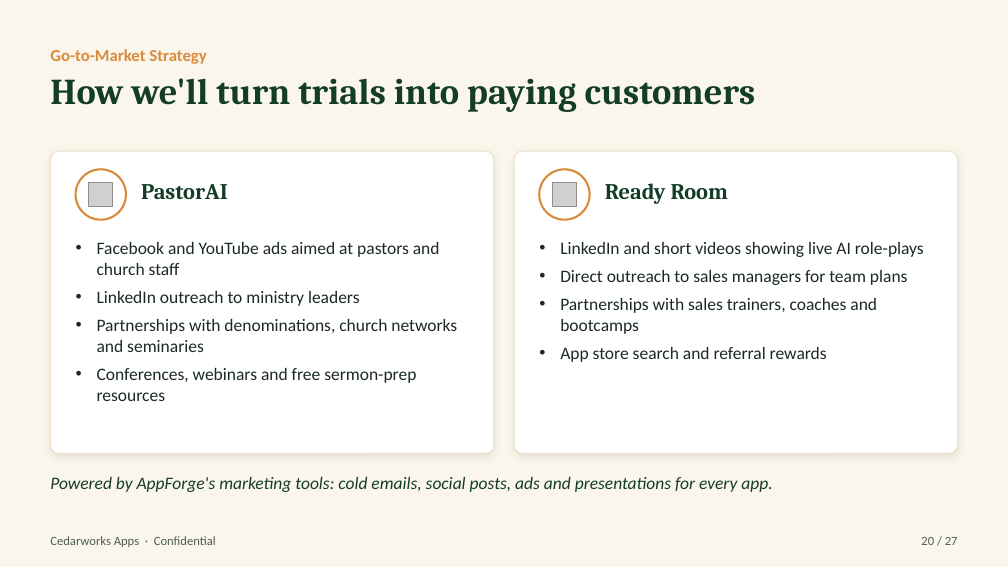
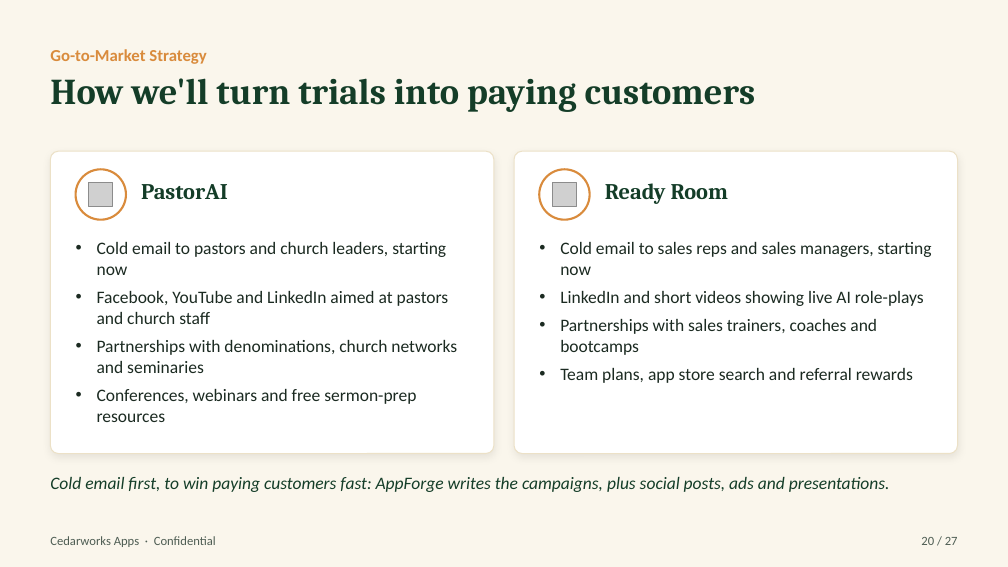
Before and after one commit to Pastorai1/Cedarworksapps, a slide deck: slide 20 of pitch-deck/Cedarworks-Apps-Pitch-Deck.pptx. Drawn at 1008x567 pixels with LibreOffice and Linux fonts; fonts in the diff are those of the drawing; grey boxes stand for pictures. Boxes give left, top, right and bottom in pixels: in the first picture for what was removed or moved away, otherwise in the second. Text is boxed around its words. In the diff, an @@ line names an element or a change of style, - is before the commit and + after.

```diff
--- a/pitch-deck/Cedarworks-Apps-Pitch-Deck.pptx
+++ b/pitch-deck/Cedarworks-Apps-Pitch-Deck.pptx
@@ text at (97, 242, 449, 324): text changed @@
-• Facebook and YouTube ads aimed at pastors and church staff
-• LinkedIn outreach to ministry leaders
+• Cold email to pastors and church leaders, starting now
+• Facebook, YouTube and LinkedIn aimed at pastors and church staff
@@ text at (560, 242, 932, 275): paragraph added @@
+• Cold email to sales reps and sales managers, starting now
@@ text at (560, 270, 908, 285): paragraph removed @@
-• Direct outreach to sales managers for team plans
@@ text at (560, 368, 913, 383): text changed @@
-• App store search and referral rewards
+• Team plans, app store search and referral rewards
@@ text at (50, 477, 890, 492): text changed @@
-Powered by AppForge's marketing tools: cold emails, social posts, ads and presentations for every app.
+Cold email first, to win paying customers fast: AppForge writes the campaigns, plus social posts, ads and presentations.
```
Also in this commit, not shown: 2 other slides changed, 3 other files.
